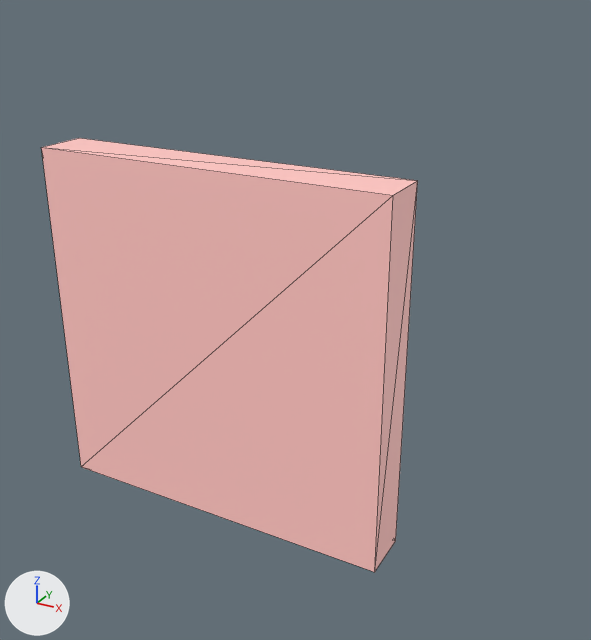
Before and after pictures for a commit that changed the glTF model assets/obstacles/wall_extra_large.glb.
The view is the same before and after, from a 50 mm camera at (15.43, -14.9, 13.72) aimed at (6.74, 0.91, 5.82). Arrows for +X, +Y and +Z are at lower left; the lights stay in place. The older version comes first. Mesh edges are drawn as thin lines. Where no turn or scale is listed for an object, it has been applied to the vertices. Vertices at exactly the same position are counted once.

The first picture shows 'WallExtraLarge_Wall-convcol'.
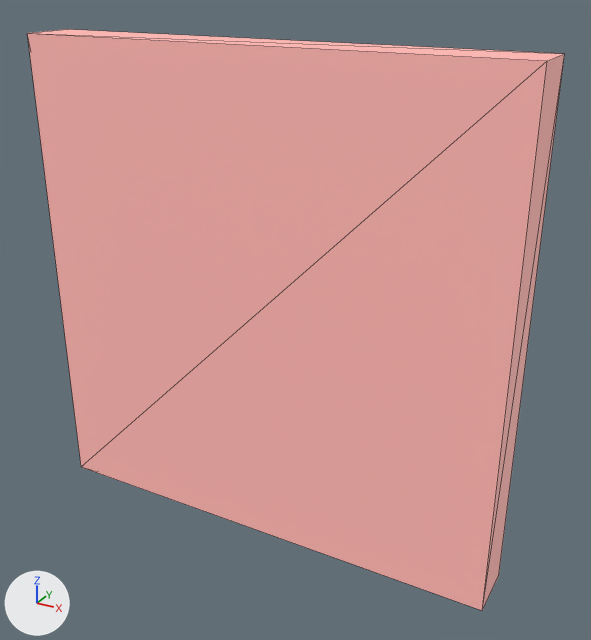
Location of each change, (x1, y1, x2, y2) in pixels of the pictures (591 x 640 px):
'WallExtraLarge_Wall-convcol', reshaped, moved (42% wider, 34% taller): before (41, 138, 418, 572); after (27, 29, 564, 610)

Edits to the bpy script that builds the scene:
```text
Change me_wallextralarge_wall_convcol:
    used by ob_wallextralarge_wall_convcol; location = (4.73, 0.68, 0.0)
    remove me_wallextralarge_wall_convcol.from_pydata(...)  # 8 vertices, 12 faces; spans x -4.72..4.72, y -0.68..0.68, z 0.0..9.45
    add me_wallextralarge_wall_convcol.from_pydata(...)  # 8 vertices, 12 faces; spans x 0.0..12.15, y 0.0..1.35, z 0.0..12.15
    me_wallextralarge_wall_convcol part 1
    me_wallextralarge_wall_convcol.vertices[0].co: (-4.72, -0.68, 0.0) -> (0.0, 0.0, 0.0)  # pixel (81, 466)
    me_wallextralarge_wall_convcol.vertices[1].co: (4.72, -0.68, 0.0) -> (12.15, 0.0, 0.0)  # pixel (374, 572) -> pixel (482, 610)
    me_wallextralarge_wall_convcol.vertices[2].co: (4.72, 0.68, 0.0) -> (12.15, 1.35, 0.0)  # pixel (395, 540) -> pixel (498, 575)
    me_wallextralarge_wall_convcol.vertices[3].co: (-4.72, 0.68, 0.0) -> (0.0, 1.35, 0.0)
    me_wallextralarge_wall_convcol.vertices[4].co: (-4.72, -0.68, 9.45) -> (0.0, 0.0, 12.15)  # pixel (41, 147) -> pixel (27, 33)
    me_wallextralarge_wall_convcol.vertices[5].co: (4.72, -0.68, 9.45) -> (12.15, 0.0, 12.15)  # pixel (393, 195) -> pixel (547, 60)
    me_wallextralarge_wall_convcol.vertices[6].co: (4.72, 0.68, 9.45) -> (12.15, 1.35, 12.15)  # pixel (417, 180) -> pixel (564, 53)
    me_wallextralarge_wall_convcol.vertices[7].co: (-4.72, 0.68, 9.45) -> (0.0, 1.35, 12.15)  # pixel (78, 138) -> pixel (67, 29)
Change ob_wallextralarge_wall_convcol:
    ob_wallextralarge_wall_convcol.location: (4.73, 0.68, 0.0) -> (0.0, 0.0, 0.0)
```
